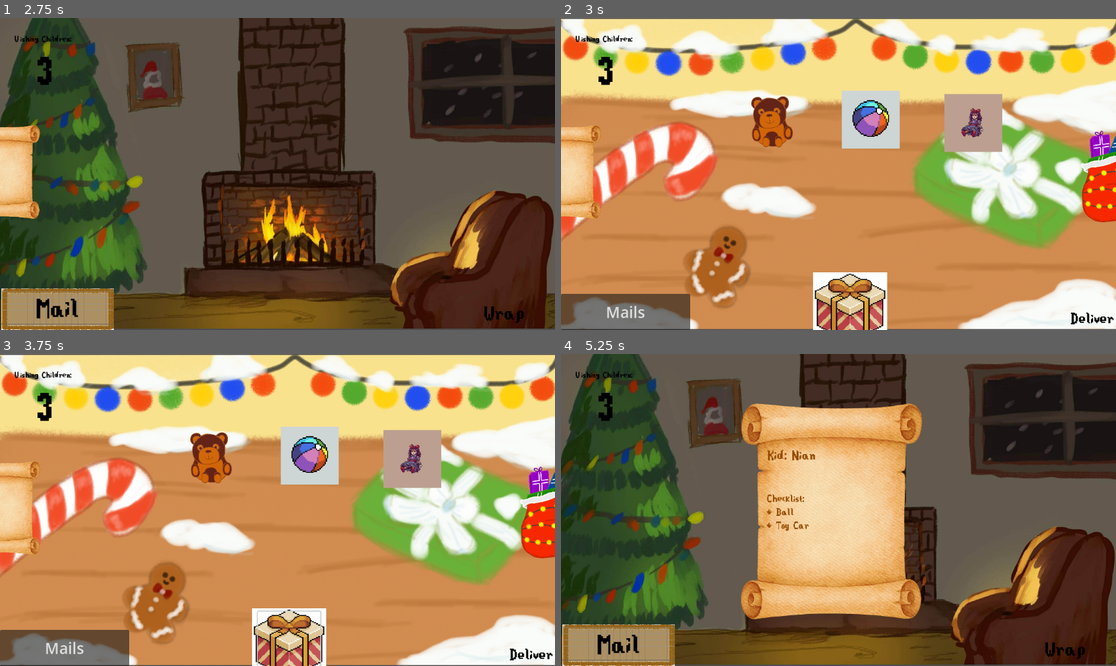
Above: before the commit, frames 1-4 (two rows, left to right).
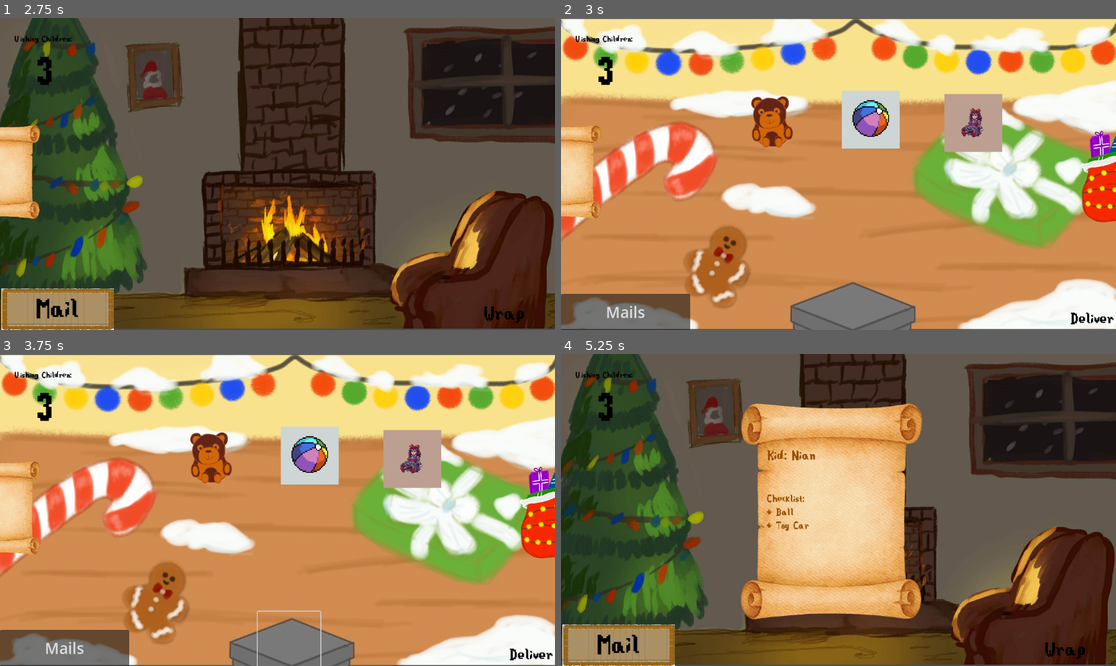
Above: after the commit, the same moments.

Repository: ApolloSun05/When-Elves-Are-Gone
Game: Godot game, scene res://scenes/main scenes/mailarea.tscn
Two runs of this game, one before a commit and one after it. Both use one fixed random seed, a clock stepped at 60 frames per second and the inputs below.
Inputs (mouse positions are in pixels of both pictures, inside the frame that each line leads up to):
- Up to frame 1 (2.75 s): click "Mail" at 0.5 s; click (283, 155) at 1.25 s; click "Make Wish" at 2 s
- Up to frame 2 (3 s): click "Wrap" at 2.75 s
- Up to frame 3 (3.75 s): click (288, 644) at 3.5 s
- Up to frame 4 (5.25 s): click "Mails" at 4.25 s; click (561, 506) at 5 s

Frame 1 is identical in both runs. In frame 2, 3.3% of the frame differs, in the area x 41-64%, y 81-100%; in frame 3, 3.2%; in frame 4, nothing differs.

Commit message:
fdsknfjshfish

Diff:
--- a/scenes/canvas scenes/giftbox.tscn
+++ b/scenes/canvas scenes/giftbox.tscn
@@ -1,7 +1,7 @@
 [gd_scene load_steps=4 format=3 uid="uid://b7l5f5sksu05w"]
 
 [ext_resource type="Script" uid="uid://du637yrxpde5y" path="res://scripts/giftbox.gd" id="1_8vt4o"]
-[ext_resource type="Texture2D" uid="uid://ycr81424ydey" path="res://assets/pixel-art-christmas-or-birthday-gift-red-and-gold-box-8bit-game-item-on-white-background-vector.jpg" id="2_ort1p"]
+[ext_resource type="Texture2D" uid="uid://8fogulmfu82m" path="res://assets/close box.png" id="2_ort1p"]
 
 [sub_resource type="RectangleShape2D" id="RectangleShape2D_5ffei"]
 size = Vector2(128, 128.5)
@@ -10,18 +10,11 @@
 script = ExtResource("1_8vt4o")
 
 [node name="Sprite2D" type="Sprite2D" parent="."]
-scale = Vector2(0.15, 0.15)
+scale = Vector2(0.25, 0.25)
 texture = ExtResource("2_ort1p")
 
 [node name="CollisionShape2D" type="CollisionShape2D" parent="."]
 shape = SubResource("RectangleShape2D_5ffei")
-
-[node name="ColorRect" type="ColorRect" parent="."]
-offset_left = -65.0
-offset_top = -66.0
-offset_right = 64.0
-offset_bottom = 64.0
-color = Color(0.8047426, 0.80474263, 0.8047426, 1)
 
 [node name="Check_Wrapped_Toys" type="Button" parent="."]
 offset_left = -65.0
--- a/scripts/drag.gd
+++ b/scripts/drag.gd
@@ -16,6 +16,7 @@
 			#get_parent().z_index += 100
 			is_dragged= true
 			Global.is_dragging = true
+			Global.drag_started.emit()
 			#get_parent().freeze = true
 		if Input.is_action_pressed("click"):
 			get_parent().global_position = get_parent().get_global_mouse_position()
--- a/scripts/giftbox.gd
+++ b/scripts/giftbox.gd
@@ -1,29 +1,28 @@
 extends StaticBody2D
 
-@onready var panel = $ColorRect
+#@onready var panel = $ColorRect
 @onready var Check = $Check_Wrapped_Toys
 signal wrapped(toy_name: String)
 # Called when the node enters the scene tree for the first time.
 func _ready() -> void:
+	Global.drag_started.connect(_on_drag_started)
+	Global.drag_ended.connect(_on_drag_ended)
 	pass
 
 
 # Called every frame. 'delta' is the elapsed time since the previous frame.
 func _process(_delta: float) -> void:
-	if Global.is_dragging:
-		panel.visible = true
-	else:
-		panel.visible = false
+	pass
 
 var child_name: String
 var gifts_inserted = []
 
+func _on_check_wrapped_toys_pressed() -> void:
+	print("clicked")
+@onready var pic = $Sprite2D
+func _on_drag_started() -> void:
+	pic.texture = preload("uid://d0dmpae27i5lc")
 
 
-func _on_gifts_wrapped(toy_name: String) -> void:
-	print("WTFFF")
-	Global.current_toys.append(toy_name)
-
-
-func _on_check_wrapped_toys_pressed() -> void:
-	print("clicked")
+func _on_drag_ended() -> void:
+	pic.texture = preload("uid://8fogulmfu82m")
--- a/scripts/gifts.gd
+++ b/scripts/gifts.gd
@@ -72,4 +72,5 @@
 		prints("[LOG] Inventory updated:", Global.inventory)
 		Global.inventory_updated.emit()
 		prints(toy_name, "has been put in the gift box")
-		position = orig_position
+	position = orig_position
+	Global.drag_ended.emit()
--- a/scripts/global.gd
+++ b/scripts/global.gd
@@ -2,6 +2,8 @@
 
 signal inventory_opened
 signal inventory_updated
+signal drag_started
+signal drag_ended
 
 var children = RandomNumberGenerator.new()
 var nchildren: int
Binary file added: assets/close box.png
Not shown, added: assets/close box.png.import
Binary file added: assets/insidebox.png
Not shown, added: assets/insidebox.png.import
Binary file added: assets/openbox.png
Not shown, added: assets/openbox.png.import
Not shown, added: assets/close box.kra
Not shown, added: assets/close box.kra~
Not shown, added: assets/close box.png.kra
Not shown, added: assets/insidebox.kra
Not shown, added: assets/openbox.png.kra
